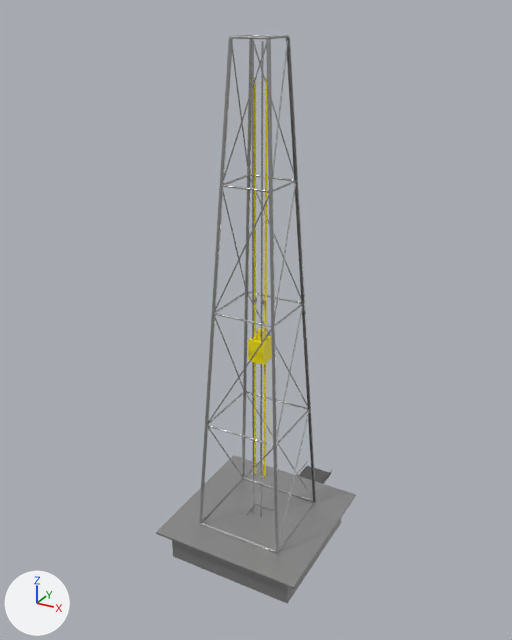
A saved change to the Blender file unity/ares1_unity_project/Ares-1/Assets/Art/Blender/Rig/Ares1_DrillingRig_v01_2.9999m-Ref.blend.
Rendered twice from a camera (50 mm lens) standing at (26.0, -48.0, 47.1) and looking at (-2.0, 2.8, 21.7). The lights are fixed; the arrows at lower left show +X, +Y and +Z.

The first picture shows 'RIG_Derrick_Mast', 'RIG_Floor', 'RIG_Guide_Rails', 'RIG_Substructure', 'RIG_Top_Drive'.
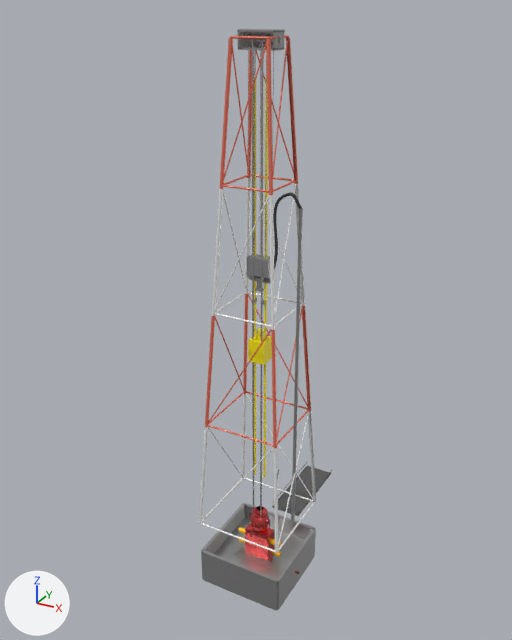
Changed parts and their boxes [x1, y1, x2, y2] in the pictures (512 x 640 px):
'RIG_Floor', hidden
    before: [156, 455, 356, 589]
'GEO_Cellar_Structure', added
    after: [201, 503, 316, 611]
'RIG_Substructure', hidden
    before: [172, 505, 341, 604]
'RIG_Top_Drive', moved
    before: [248, 77, 272, 477]
    after: [248, 78, 272, 477]
'WEL_BOP_Stack', added (red)
    after: [238, 506, 299, 574]
'RIG_Standpipe', added
    after: [291, 208, 303, 525]
'RIG_Crown_Block', added
    after: [237, 29, 285, 51]
'RIG_Steel_Cables', added
    after: [248, 41, 274, 259]
'RIG_Traveling_Block', added
    after: [246, 254, 270, 284]
'RIG_Drilling_Fluid_Hose', added
    after: [273, 192, 302, 269]
'RIG_Swivel', added
    after: [255, 276, 264, 292]
part 1 of me_cylinder, added
    after: [199, 38, 316, 552]
part 2 of me_cylinder, recoloured (grey to white)
    both: [200, 291, 315, 553]
part 3 of me_cylinder, recoloured
    both: [207, 35, 309, 446]

Diff of the bpy script that builds the scene:
```diff
--- a/unity/ares1_unity_project/Ares-1/Assets/Art/Blender/Rig/Ares1_DrillingRig_v01_2.9999m-Ref.blend.py
+++ b/unity/ares1_unity_project/Ares-1/Assets/Art/Blender/Rig/Ares1_DrillingRig_v01_2.9999m-Ref.blend.py
@@ mat_aviation_red @@
+mat_aviation_red = principled_material('Aviation_Red')
+mat_aviation_red.base_color = (0.878, 0.188, 0.118)  # red #f17860
+mat_aviation_red.metallic = 0.3
+mat_aviation_red.roughness = 0.4
@@ mat_aviation_white @@
+mat_aviation_white = principled_material('Aviation_White')
+mat_aviation_white.base_color = (0.95, 0.95, 0.95)  # white #f9f9f9
+mat_aviation_white.metallic = 0.3
+mat_aviation_white.roughness = 0.4
@@ me_cylinder @@
 # used by ob_rig_derrick_mast; parent = ob_rig_substructure; location = (0.0, 0.0, 3.2)
-me_cylinder.from_pydata(...)  # 2624 vertices, 1394 faces; spans x -4.2..4.1, y -4.2..4.1, z 0.0..42.2
+me_cylinder.from_pydata(...)  # 3488 vertices, 2258 faces; spans x -4.2..4.1, y -4.2..4.1, z 0.0..42.2
+# me_cylinder part 1: 864 vertices added at x -3.6..3.5, y -3.6..3.5, z 10.4..31.4
+# me_cylinder part 2: 289 faces spanning x -4.2..4.1, y -4.2..4.1, z 0.0..21.2 switch from mat_rig_steel (grey #b1b1b1) to mat_aviation_white (white #f9f9f9)
+# me_cylinder part 3: 561 faces spanning x -3.5..3.4, y -3.5..3.4, z 10.5..42.2 switch from mat_rig_steel (grey #b1b1b1) to mat_aviation_red (red #f17860)
@@ cu_drilling_fluid_hose_curve @@
+cu_drilling_fluid_hose_curve = bpy.data.curves.new('Drilling_Fluid_Hose_Curve', 'CURVE')
+cu_drilling_fluid_hose_curve.dimensions = '3D'
+_sp = cu_drilling_fluid_hose_curve.splines.new('BEZIER'); _sp.bezier_points.add(3)
+_sp.bezier_points.foreach_set('co', [3.5, 0.0, 33.2, 2.5, 0.0, 34.2, 1.0, 0.5, 28.0, 0.5, 0.5, 26.8])
+_sp.bezier_points.foreach_set('handle_left', [3.89, 0.0, 32.81, 3.03, -0.044, 34.35, 1.776, 0.402, 30.37, 0.695, 0.5, 27.27])
+_sp.bezier_points.foreach_set('handle_right', [3.11, 0.0, 33.59, 0.101, 0.199, 33.53, 0.842, 0.52, 27.52, 0.305, 0.5, 26.33])
+for _p, _l, _r in zip(_sp.bezier_points, ['AUTO', 'AUTO', 'AUTO', 'AUTO'], ['AUTO', 'AUTO', 'AUTO', 'AUTO']): _p.handle_left_type = _l; _p.handle_right_type = _r
+cu_drilling_fluid_hose_curve.materials.append(mat_black_rubber)  # black #3f3f3f
+cu_drilling_fluid_hose_curve.bevel_depth = 0.12
+cu_drilling_fluid_hose_curve.fill_mode = 'FULL'
@@ ob_rig_substructure @@
 ob_rig_substructure.location = (0.0, 0.0, 0.0)
+ob_rig_substructure.hide_set(True)
@@ ob_rig_floor @@
 ob_rig_floor.location = (0.0, 0.0, 3.0)
+ob_rig_floor.hide_set(True)
@@ ob_rig_top_drive @@
 ob_rig_top_drive = bpy.data.objects.new('RIG_Top_Drive', me_cube_006)
-ob_rig_top_drive.parent = ob_rig_derrick_mast
-ob_rig_top_drive.matrix_parent_inverse = Matrix(((1.0, 0.0, 0.0, 0.0), (0.0, 1.0, 0.0, 0.0), (0.0, 0.0, 1.0, -3.2), (0.0, 0.0, 0.0, 1.0)))
+ob_rig_top_drive.parent = ob_rig_swivel
+ob_rig_top_drive.matrix_parent_inverse = Matrix(((1.0, 0.0, 0.0, 0.0), (0.0, 1.0, 0.0, 0.0), (0.0, 0.0, 1.0, -26.5), (0.0, 0.0, 0.0, 1.0)))
 ob_rig_top_drive.location = (0.0, 0.0, 25.0)
@@ ob_rig_swivel @@
+ob_rig_swivel = bpy.data.objects.new('RIG_Swivel', me_cylinder_011)  # a 32-sided cylinder along z spanning x -0.3..0.3, y -0.3..0.3, z -0.5..0.5; a 32-sided cylinder along z spanning x -0.4..0.4, y -0.4..0.4, z 0.425..0.575; a 32-sided cylinder along z spanning x -0.4..0.4, y -0.4..0.4, z -0.575..-0.425; in mat_rig_steel (grey #b1b1b1)
+ob_rig_swivel.parent = ob_rig_traveling_block
+ob_rig_swivel.location = (0.0, 0.0, 26.5)
@@ ob_rig_traveling_block @@
+ob_rig_traveling_block = bpy.data.objects.new('RIG_Traveling_Block', me_cube_008)  # a box spanning x -1.0..1.0, y -0.5..0.5, z 27.25..28.75; a 32-sided cylinder along y spanning x -1.25..-0.25, y -0.1..0.1, z 26.65..27.65; a 32-sided cylinder along y spanning x -0.88..0.12, y -0.1..0.1, z 26.65..27.65; a 32-sided cylinder along y spanning x -0.5..0.5, y -0.1..0.1, z 26.65..27.65; a 32-sided cylinder along y spanning x -0.12..0.88, y -0.1..0.1, z 26.65..27.65; a 32-sided cylinder along y spanning x 0.25..1.25, y -0.1..0.1, z 26.65..27.65; in mat_rig_steel (grey #b1b1b1)
+ob_rig_traveling_block.location = (0.0, 0.0, 0.0)
@@ ob_geo_cellar_structure @@
+ob_geo_cellar_structure = bpy.data.objects.new('GEO_Cellar_Structure', me_cube_013)  # a box spanning x -4.0..4.0, y -4.0..4.0, z -1.85..-1.65; a box spanning x -4.0..4.0, y 3.85..4.15, z -3.5..0.0; a box spanning x -4.0..4.0, y -4.15..-3.85, z -3.5..0.0; a box spanning x -4.15..-3.85, y -4.0..4.0, z -3.5..0.0; a box spanning x 3.85..4.15, y -4.0..4.0, z -3.5..0.0; in mat_rig_steel (grey #b1b1b1)
+ob_geo_cellar_structure.location = (0.0, 0.0, 0.0)
@@ ob_wel_bop_stack @@
+ob_wel_bop_stack = bpy.data.objects.new('WEL_BOP_Stack', me_cylinder_023)  # 2490 vertices, 1584 faces; spans x -4.5..4.5, y -1.1..1.1, z -0.8..5.9; in mat_bop_heavy_steel (red #e75959), mat_safety_orange (yellow #ffbc00)
+ob_wel_bop_stack.parent = ob_geo_cellar_structure
+ob_wel_bop_stack.location = (0.0, 0.0, -2.2)
@@ ob_rig_drilling_fluid_hose @@
+ob_rig_drilling_fluid_hose = bpy.data.objects.new('RIG_Drilling_Fluid_Hose', cu_drilling_fluid_hose_curve)
+ob_rig_drilling_fluid_hose.location = (0.0, 0.0, 0.0)
@@ ob_rig_standpipe @@
+ob_rig_standpipe = bpy.data.objects.new('RIG_Standpipe', me_cylinder_022)  # 64 vertices, 34 faces; spans x -0.2..0.2, y -0.2..0.2, z -15.0..15.0; in mat_rig_steel (grey #b1b1b1)
+ob_rig_standpipe.location = (3.5, 0.0, 18.2)
@@ ob_rig_steel_cables @@
+ob_rig_steel_cables = bpy.data.objects.new('RIG_Steel_Cables', me_cylinder_014)  # 512 vertices, 272 faces; spans x 0.0..1.8, y 0.0..0.6, z -8.1..8.1; in mat_polished_chrome (light grey #cfcfcf)
+ob_rig_steel_cables.location = (-0.9, -0.3, 36.9)
@@ ob_rig_crown_block @@
+ob_rig_crown_block = bpy.data.objects.new('RIG_Crown_Block', me_cube)  # 352 vertices, 194 faces; spans x -1.6..1.6, y -0.75..0.75, z 44.42..45.78; in mat_rig_steel (grey #b1b1b1)
+ob_rig_crown_block.location = (0.0, 0.0, 0.0)
```
